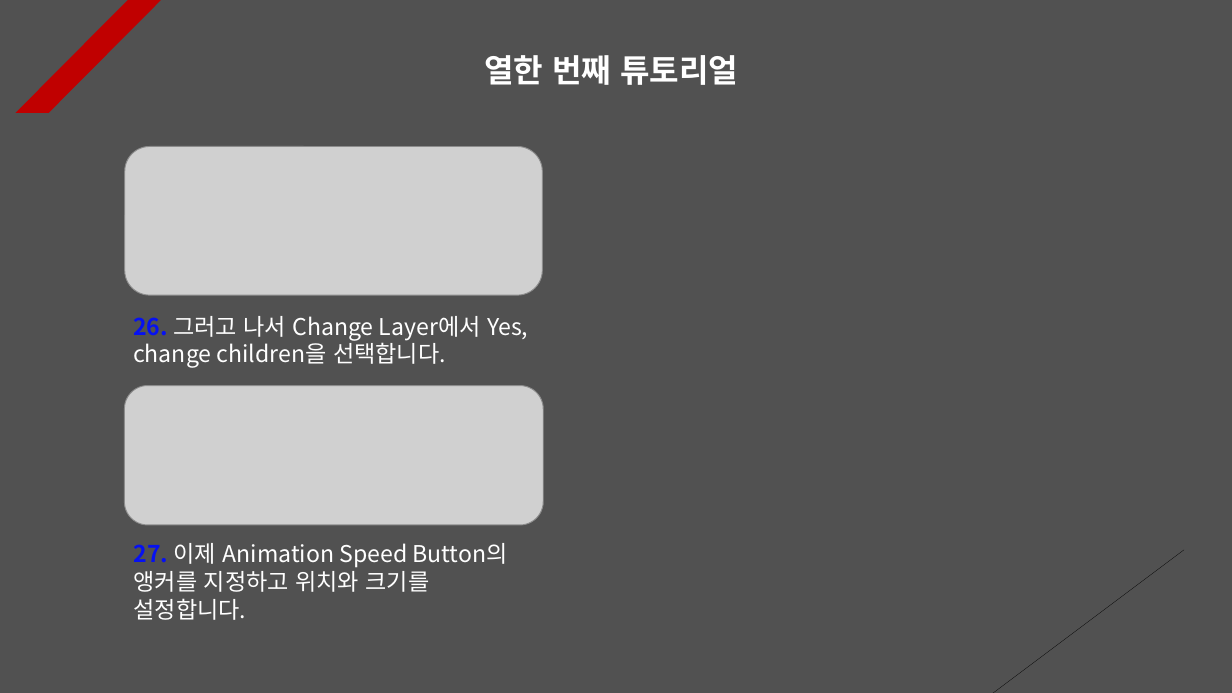
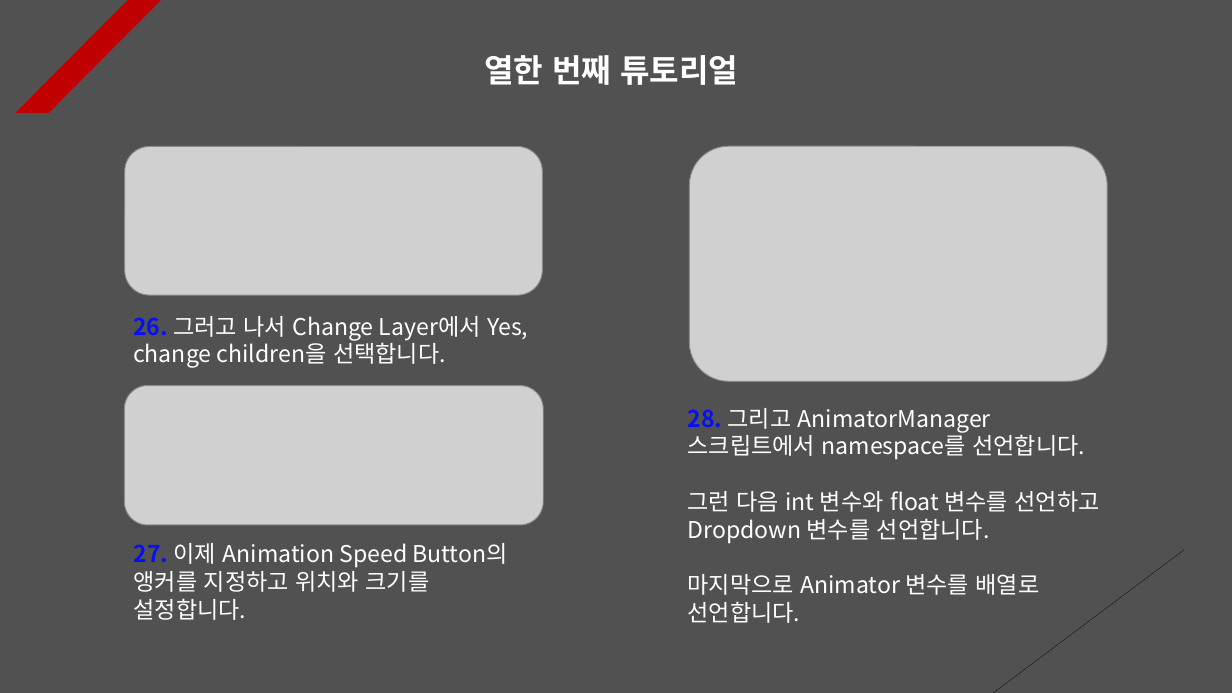
Before and after one commit to Unity2033/3D-UnityEngine, a slide deck: slide 11 of Assets/Animation Retargeting/PPT Data/Animation Retargeting Example.pptx. Drawn at 1232x693 pixels with LibreOffice and Linux fonts; fonts in the diff are those of the drawing; grey boxes stand for pictures. Boxes give left, top, right and bottom in pixels: in the first picture for what was removed or moved away, otherwise in the second. Text is boxed around its words. In the diff, an @@ line names an element or a change of style, - is before the commit and + after.

```diff
--- a/Assets/Animation Retargeting/PPT Data/Animation Retargeting Example.pptx
+++ b/Assets/Animation Retargeting/PPT Data/Animation Retargeting Example.pptx
@@ picture added at (689, 146, 1107, 381) @@
@@ text added at (688, 408, 1100, 623), 18 pt, text #FFFFFF @@
+28. 그리고 AnimatorManager 스크립트에서 namespace를 선언합니다.
+그런 다음 int 변수와 float 변수를 선언하고 Dropdown 변수를 선언합니다.
+마지막으로 Animator 변수를 배열로 선언합니다.
```
Also in this commit, not shown: 5 other slides changed, 1 slide added, 6 other files.
